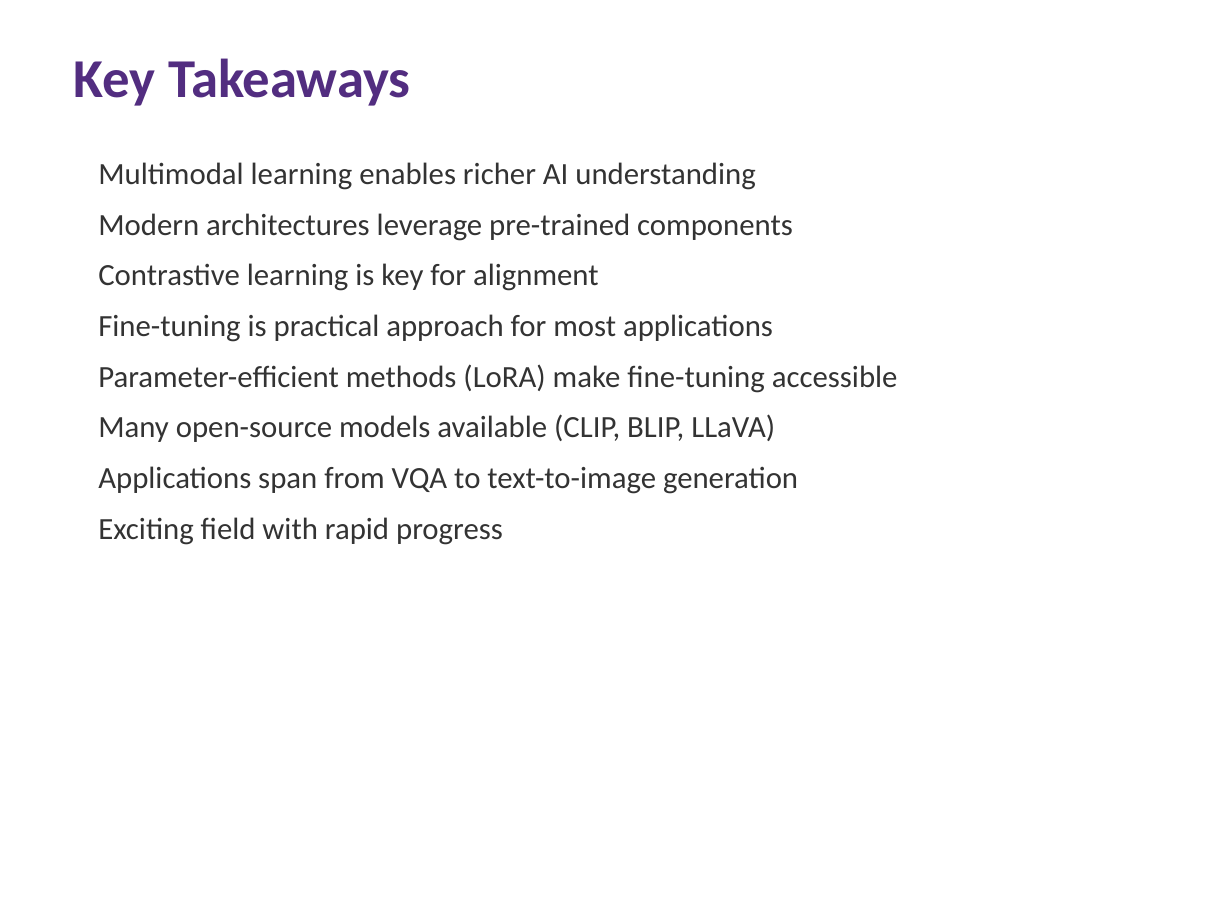
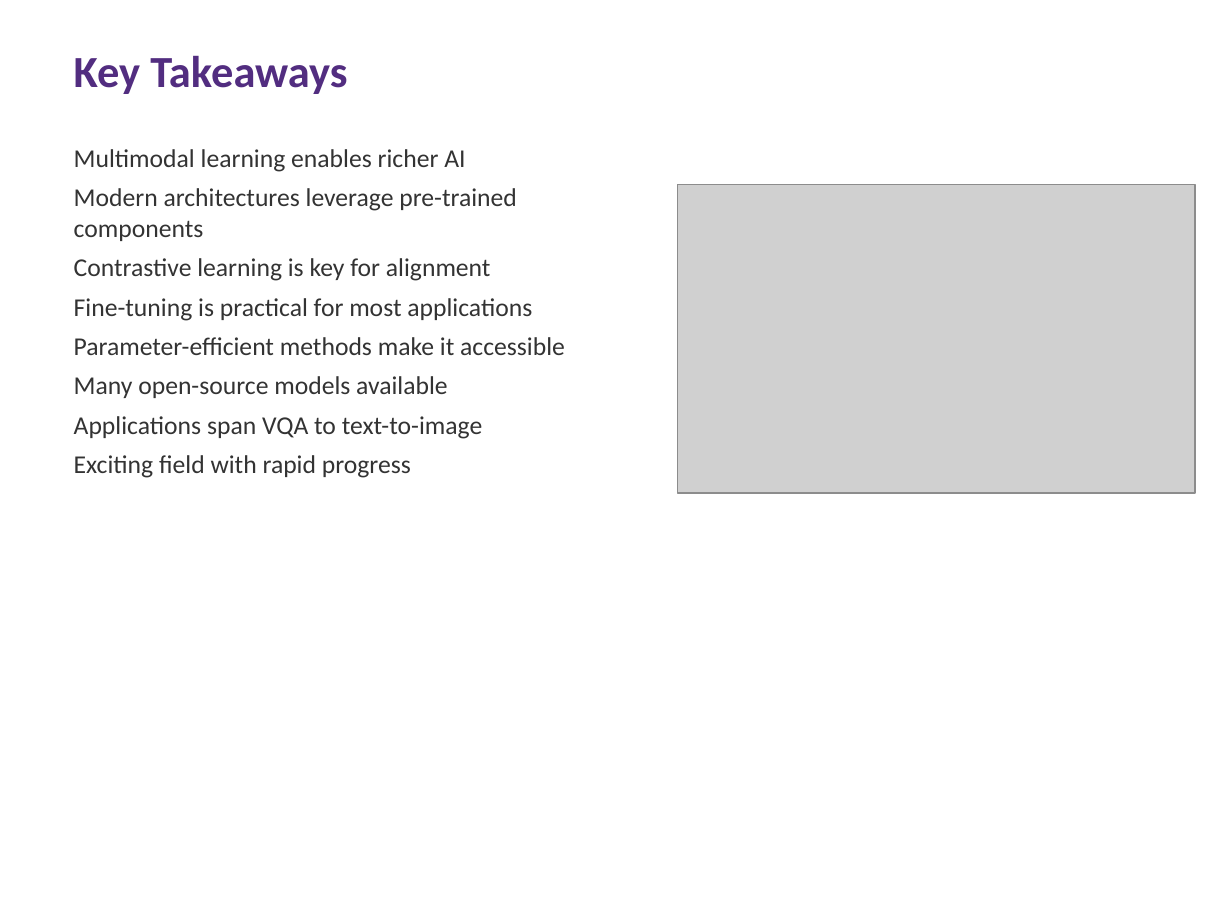
Before and after one commit to ai4he/experiments, a slide deck: slide 76 of Multimodal_LLM_Lecture.pptx. Drawn at 1232x924 pixels with LibreOffice and Linux fonts; fonts in the diff are those of the drawing; grey boxes stand for pictures. Boxes give left, top, right and bottom in pixels: in the first picture for what was removed or moved away, otherwise in the second. Text is boxed around its words. In the diff, an @@ line names an element or a change of style, - is before the commit and + after.

```diff
--- a/Multimodal_LLM_Lecture.pptx
+++ b/Multimodal_LLM_Lecture.pptx
@@ text "Key Takeaways" at box(74, 55, 347, 94): size 32 to 26 pt @@
@@ text "Multimodal learning enables richer AI": place and size @@
-text "Multimodal learning enables richer AI" at box(98, 162, 898, 545)
+text "Multimodal learning enables richer AI" at box(74, 149, 565, 478)
@@ text at box(74, 149, 465, 172): text changed; size 18 to 15 pt @@
-Multimodal learning enables richer AI understanding
+Multimodal learning enables richer AI
@@ text at box(74, 188, 517, 478): size 18 to 15 pt in "Modern architectures leverage pre-trained components", "Contrastive learning is key for alignment", "Exciting field with rapid progress"; less space between paragraphs @@
@@ picture added at box(678, 185, 1195, 493) @@
@@ text at box(74, 298, 565, 439): text changed; size 18 to 15 pt @@
-Fine-tuning is practical approach for most applications
-Parameter-efficient methods (LoRA) make fine-tuning accessible
-Many open-source models available (CLIP, BLIP, LLaVA)
-Applications span from VQA to text-to-image generation
+Fine-tuning is practical for most applications
+Parameter-efficient methods make it accessible
+Many open-source models available
+Applications span VQA to text-to-image
```
Also in this commit, not shown: 77 other slides changed, 2 other files.
